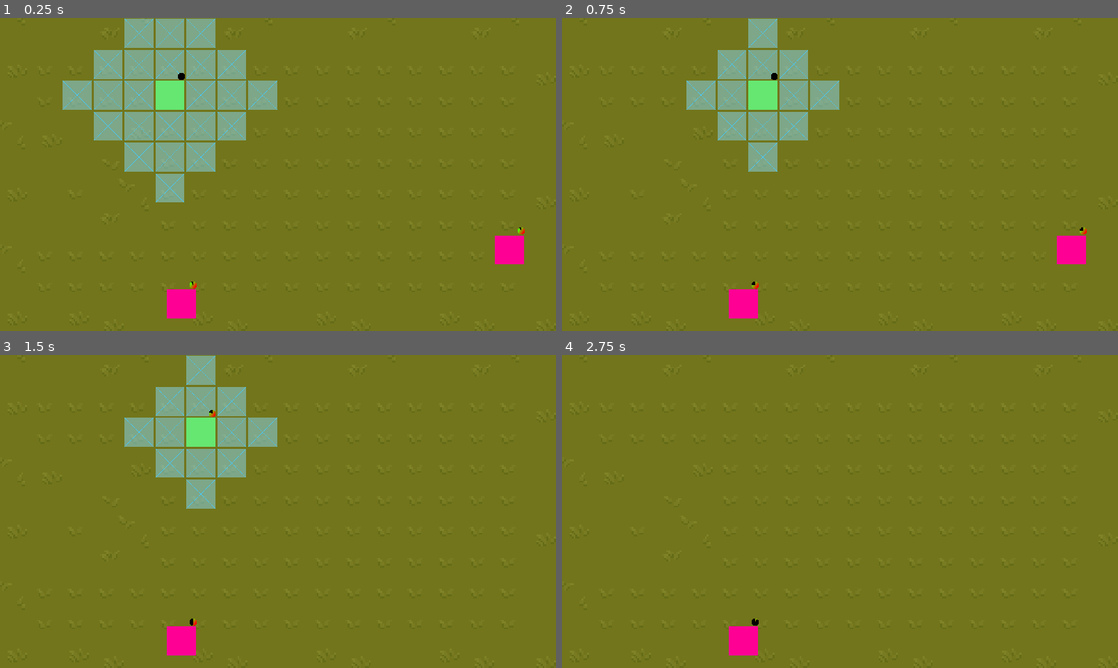
Above: before the commit, frames 1-4 (two rows, left to right).
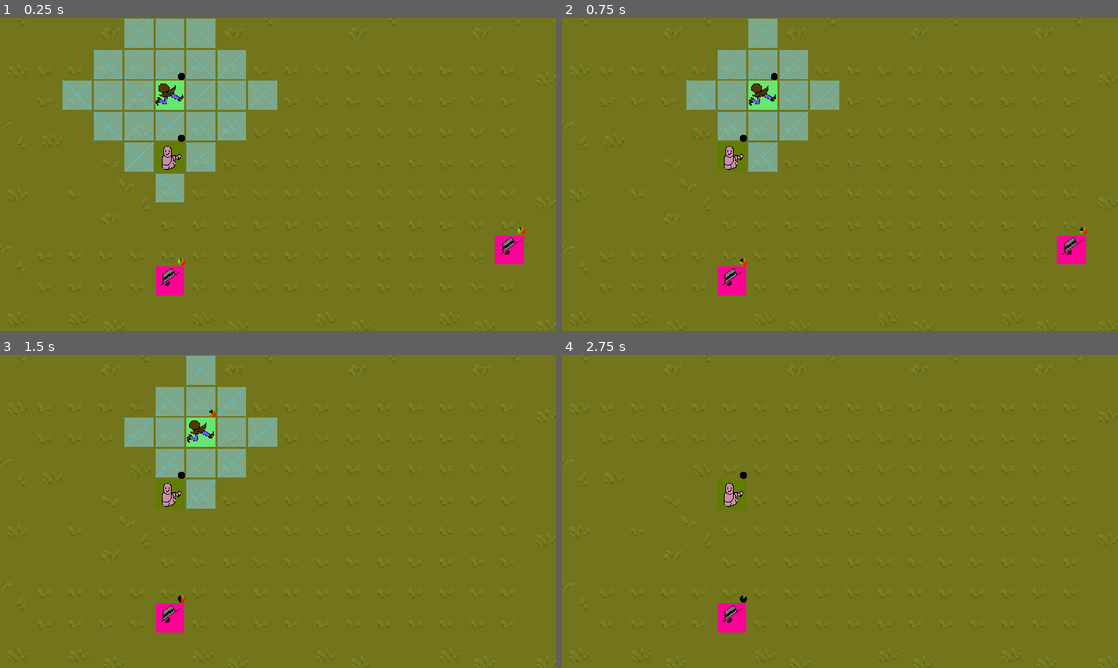
Above: after the commit, the same moments.

Repository: batgnome/MainGame
Game: Godot game, scene res://main.tscn
Same seed, same stepped clock (60 frames per second), same inputs: the game is played once before the commit and once after it.
Inputs (mouse positions are in pixels of both pictures, inside the frame that each line leads up to):
- Up to frame 1 (0.25 s): no input
- Up to frame 2 (0.75 s): tap Enter at 0.5 s; move the mouse to (734, 96) at 0.52 s; hold D (right) from 0.53 s (still down); hold L (del) from 0.53 s (still down)
- Up to frame 3 (1.5 s): click (172, 433) at 0.8 s; tap R (reset) at 1.25 s; move the mouse to (511, 586) at 1.27 s; release D (right) at 1.28 s; release L (del) at 1.28 s; hold S (down) from 1.28 s (still down); click (511, 586) at 1.35 s
- Up to frame 4 (2.75 s): tap L (del) at 1.55 s; tap R (reset) at 2 s; move the mouse to (745, 639) at 2.02 s; release S (down) at 2.03 s; hold D (right) from 2.03 s (still down); hold L (del) from 2.03 s (still down); click (745, 639) at 2.3 s

The runs differ from the first frame. In frame 1, 1.6% of the frame differs, in the area x 28-94%, y 20-96%; in frame 2, 1.6%; in frame 3, 1.5%; in frame 4, 1.4%.
Error before the commit: Invalid access to property or key 'current_state' on a base object of type 'previously freed'. (res://main.gd:24)
Error after the commit: Invalid access to property or key 'current_state' on a base object of type 'previously freed'. (res://main.gd:26)

Commit message:
added slow delete method, new player types, started working on selection methods, controller for all runes

Diff:
--- a/Rune.gd
+++ b/Rune.gd
@@ -14,7 +14,7 @@
 var enems_in_range = []
 var danger = false
 var attributes = {
-	"name": "wheel",
+	"name": "player",
 	"health": 3,
 	"maxSize": 3,
 	"defense": 2,
@@ -30,6 +30,7 @@
 var currentSize = 0
 var currentMove = attributes.maxMove
 var parent = null
+var selected = false
 
 func get_group():
 	return attributes.group
@@ -40,10 +41,7 @@
 func _ready():
 	init()
 	#print(attributes)
-	#var timer = $Timer
-	#var callable = Callable(self, "_on_Timer_timeout").bind("extra_argument")
-	#timer.timeout.connect(callable)
-	#timer.start()
+
 
 func _on_Timer_timeout(arg):
 	print("Timer has timed out with argument: ", arg)
@@ -61,22 +59,23 @@
 
 	#this is the timer for the node
 	$TurnTimer.set_value(($turn.get_time_left()/$turn.wait_time)*100)
-
-	update_move_options()
+	if selected:
+		update_move_options()
 
 	#this starts the timer
 	if current_state == States.ATTACK && $turn.time_left  <=0:
 		$turn.start(attributes.speed)
 
 func _unhandled_input(event):
-	if event.is_action_pressed("reset"):
-		current_state = States.ATTACK
-	if event.is_action_pressed("del"):
-		delete(1)
-	if current_state == States.ATTACK:
-		attack(event)
-	else:
-		movement(event)
+	if selected:
+		if event.is_action_pressed("reset"):
+			current_state = States.ATTACK
+		if event.is_action_pressed("del"):
+			delete(1)
+		if current_state == States.ATTACK:
+			attack(event)
+		else:
+			movement(event)
 
 func attack(event):
 	if is_instance_valid(target) && target.danger && event.is_action_pressed("move"):
@@ -157,7 +156,7 @@
 
 func add_follower():
 	var new_follower = follower_scene.instantiate()
-	new_follower.change_sprite(attributes.sprite)
+	new_follower.change_sprite('res://'+attributes.name+'_tail.png')
 	new_follower.setText(followers.size())
 	new_follower.add_to_group(attributes.group)
 	add_child(new_follower)
@@ -224,11 +223,37 @@
 		f.queue_free()
 		followers.erase(f)
 		update_followers()
+		await get_tree().create_timer(0.2).timeout  # Adjust delay time (in seconds) as needed
 
 	if l != segs:
 		parent.EnemRunes.erase(self)
 		parent.PlayRunes.erase(self)
 		queue_free()
+#func delete(segs):
+	#var l = 0
+	#if segs >= followers.size():
+		#l = followers.size()
+	#else:
+		#l = segs
+#
+	#for i in range(l):
+		#if followers.size() > 0:
+			#var f = followers.pop_back()  # Remove the last follower
+			#if is_instance_valid(f):
+				#parent.EnemRunes.erase(f)
+				#parent.PlayRunes.erase(f)
+				#f.queue_free()
+				#update_followers()
+			#
+			## Add a delay between deletions
+			#await get_tree().create_timer(0.2).timeout  # Adjust delay time (in seconds) as needed
+#
+	## If there are no segments left, delete the head
+	#if l != segs:
+		#parent.EnemRunes.erase(self)
+		#parent.PlayRunes.erase(self)
+		#queue_free()
+
 
 func updateParent(tail):
 	if get_group() == 'Player':
--- /dev/null
+++ b/blank_rune.tscn
@@ -0,0 +1,8 @@
+[gd_scene load_steps=2 format=3 uid="uid://d3vc7ukoqqslb"]
+
+[ext_resource type="Texture2D" uid="uid://4gl24jlxw83g" path="res://blank.png" id="1_0swsa"]
+
+[node name="blankRune" type="Node2D"]
+
+[node name="Sprite2D" type="Sprite2D" parent="."]
+texture = ExtResource("1_0swsa")
--- a/enemRune.gd
+++ b/enemRune.gd
@@ -5,7 +5,7 @@
 func set_attributes():
 	add_to_group("enemy")
 	attributes = {
-	"name": "seeker",
+	"name": "enemy",
 	"health": 2,
 	"maxSize": 3,
 	"defense": 2,
@@ -78,7 +78,7 @@
 		else :
 			current_state = States.ATTACK
 		#print("time")
-		$EnemMoveSpeed.start(0.7)
+		$EnemMoveSpeed.start(1.0)
 
 func _unhandled_input(event):
 	pass
--- a/enemRune.tscn
+++ b/enemRune.tscn
@@ -1,7 +1,8 @@
-[gd_scene load_steps=3 format=3 uid="uid://ht57l8qlqw3b"]
+[gd_scene load_steps=4 format=3 uid="uid://ht57l8qlqw3b"]
 
 [ext_resource type="PackedScene" uid="uid://by716cwmuo2jl" path="res://rune.tscn" id="1_3d12r"]
 [ext_resource type="Script" path="res://enemRune.gd" id="2_4h7w5"]
+[ext_resource type="Texture2D" uid="uid://d4fu4x84xgw57" path="res://enem.png" id="3_eop7j"]
 
 [node name="Rune" instance=ExtResource("1_3d12r")]
 script = ExtResource("2_4h7w5")
@@ -9,5 +10,8 @@
 [node name="EnemMoveSpeed" type="Timer" parent="." index="1"]
 wait_time = 3.0
 
+[node name="Sprite2D" parent="." index="6"]
+texture = ExtResource("3_eop7j")
+
 [connection signal="mouse_entered" from="." to="." method="_on_mouse_entered"]
 [connection signal="mouse_shape_entered" from="." to="." method="_on_mouse_shape_entered"]
--- a/main.gd
+++ b/main.gd
@@ -5,6 +5,7 @@
 var selected =null
 var PlayRunes = []
 var EnemRunes = []
+enum States { PREP, GAME, PAUSE }
 # Called when the node enters the scene tree for the first time.
 func _ready():
 
@@ -14,6 +15,7 @@
 		elif  e.is_in_group('enemy'):
 			EnemRunes.append(e)
 	selected = PlayRunes[0]
+	selected.selected = true
 	tile_pos = tile_map.local_to_map(get_local_mouse_position())
 
 
--- a/main.tscn
+++ b/main.tscn
@@ -9,6 +9,7 @@
 [ext_resource type="Texture2D" uid="uid://05a15hbxsxmb" path="res://Texture/TX Struct.png" id="6_ubgs8"]
 [ext_resource type="PackedScene" uid="uid://by716cwmuo2jl" path="res://rune.tscn" id="7_01df4"]
 [ext_resource type="PackedScene" uid="uid://ht57l8qlqw3b" path="res://enemRune.tscn" id="9_nnm0f"]
+[ext_resource type="PackedScene" uid="uid://bohpm6jrcii26" path="res://worm.tscn" id="10_5x05j"]
 
 [sub_resource type="TileSetAtlasSource" id="TileSetAtlasSource_y4e6c"]
 0:0/0 = 0
@@ -5180,6 +5181,7 @@
 vertices = PackedVector2Array(8, 8, -8, 8, -8, -8, 8, -8)
 polygons = Array[PackedInt32Array]([PackedInt32Array(0, 1, 2, 3)])
 outlines = Array[PackedVector2Array]([PackedVector2Array(-8, -8, 8, -8, 8, 8, -8, 8)])
+source_geometry_group_name = &"navigation_polygon_source_group"
 
 [sub_resource type="TileSetAtlasSource" id="TileSetAtlasSource_ae5xv"]
 texture = ExtResource("1_rpftv")
@@ -6132,4 +6134,7 @@
 motion_mode = 1
 
 [node name="enem2" parent="." instance=ExtResource("9_nnm0f")]
-position = Vector2(376, 592)
+position = Vector2(352, 544)
+
+[node name="Rune2" parent="." instance=ExtResource("10_5x05j")]
+position = Vector2(352, 288)
--- a/project.godot
+++ b/project.godot
@@ -12,7 +12,7 @@
 
 config/name="GameDemo"
 run/main_scene="res://main.tscn"
-config/features=PackedStringArray("4.1", "GL Compatibility")
+config/features=PackedStringArray("4.2", "GL Compatibility")
 config/icon="res://icon.svg"
 
 [display]
--- /dev/null
+++ b/rune.gdshader
@@ -0,0 +1,32 @@
+shader_type canvas_item;
+
+uniform vec4 outline_color = vec4(1.0, 1.0, 1.0, 1.0);
+uniform float outline_thickness = 4.0;
+
+void fragment() {
+    vec4 tex_color = texture(TEXTURE, UV);
+
+    if (tex_color.a < 0.1) {
+        vec2 offsets[8] = vec2[](
+            vec2(-outline_thickness, -outline_thickness),
+            vec2(0.0, -outline_thickness),
+            vec2(outline_thickness, -outline_thickness),
+            vec2(-outline_thickness, 0.0),
+            vec2(outline_thickness, 0.0),
+            vec2(-outline_thickness, outline_thickness),
+            vec2(0.0, outline_thickness),
+            vec2(outline_thickness, outline_thickness)
+        );
+
+        for (int i = 0; i < 8; i++) {
+            vec4 sample = texture(TEXTURE, UV + offsets[i] / vec2(textureSize(TEXTURE, 0)));
+            if (sample.a > 0.1) {
+                COLOR = outline_color;
+
+            }
+        }
+        discard;
+    }
+
+    COLOR = tex_color;
+}
--- a/rune.tscn
+++ b/rune.tscn
@@ -1,7 +1,8 @@
-[gd_scene load_steps=6 format=3 uid="uid://by716cwmuo2jl"]
+[gd_scene load_steps=8 format=3 uid="uid://by716cwmuo2jl"]
 
 [ext_resource type="Script" path="res://Rune.gd" id="1_xn8h7"]
 [ext_resource type="Texture2D" uid="uid://cpnm2avd2ef1h" path="res://player.png" id="2_uw6q7"]
+[ext_resource type="Shader" path="res://rune.gdshader" id="3_7chrh"]
 [ext_resource type="PackedScene" uid="uid://chw0cqvf3hska" path="res://turn_timer.tscn" id="3_82t1t"]
 
 [sub_resource type="RectangleShape2D" id="RectangleShape2D_loq1h"]
@@ -9,6 +10,11 @@
 
 [sub_resource type="RectangleShape2D" id="RectangleShape2D_osmd1"]
 size = Vector2(60, 60)
+
+[sub_resource type="ShaderMaterial" id="ShaderMaterial_yvl0t"]
+shader = ExtResource("3_7chrh")
+shader_parameter/outline_color = Vector4(1, 1, 1, 1)
+shader_parameter/outline_thickness = 4.0
 
 [node name="Rune" type="CharacterBody2D"]
 collision_layer = 2
@@ -46,6 +52,7 @@
 collision_mask = 3
 
 [node name="Sprite2D" type="Sprite2D" parent="."]
+material = SubResource("ShaderMaterial_yvl0t")
 texture = ExtResource("2_uw6q7")
 
 [node name="Timer" type="Timer" parent="."]
--- /dev/null
+++ b/worm.gd
@@ -0,0 +1,21 @@
+extends "res://Rune.gd"
+
+func set_attributes():
+	add_to_group("player")
+	attributes = {
+	"name": "worm",
+	"health": 7,
+	"maxSize": 7,
+	"defense": 2,
+	"maxMove": 6,
+	"attackRange": 1,
+	"attackPower": 1,
+	"speed": 3,
+	"sprite":"res://worm.png",
+	"group":"player"
+}
+
+func init():
+	super.init()
+
+	#debugSeed()
--- /dev/null
+++ b/worm.tscn
@@ -0,0 +1,11 @@
+[gd_scene load_steps=4 format=3 uid="uid://bohpm6jrcii26"]
+
+[ext_resource type="PackedScene" uid="uid://by716cwmuo2jl" path="res://rune.tscn" id="1_w4kim"]
+[ext_resource type="Script" path="res://worm.gd" id="2_iyfx5"]
+[ext_resource type="Texture2D" uid="uid://onubj7guoyfy" path="res://worm.png" id="3_mi75b"]
+
+[node name="Rune" instance=ExtResource("1_w4kim")]
+script = ExtResource("2_iyfx5")
+
+[node name="Sprite2D" parent="." index="5"]
+texture = ExtResource("3_mi75b")
Binary file added: blank.png
Not shown, added: blank.png.import
Binary file changed: enem.png
Binary file added: enem_tail.png
Not shown, added: enem_tail.png.import
Binary file added: enemy_tail.png
Not shown, added: enemy_tail.png.import
Not shown: 1 places in main.tscn that only renumber resources
Binary file changed: player.png
Binary file added: player_tail.png
Not shown, added: player_tail.png.import
Binary file added: worm.png
(and 6 more such lines)
